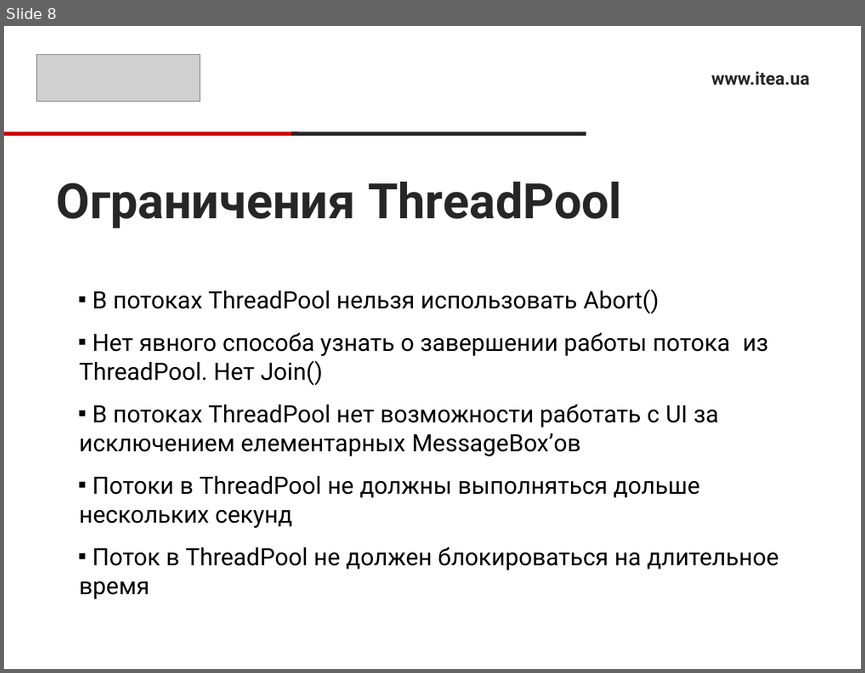
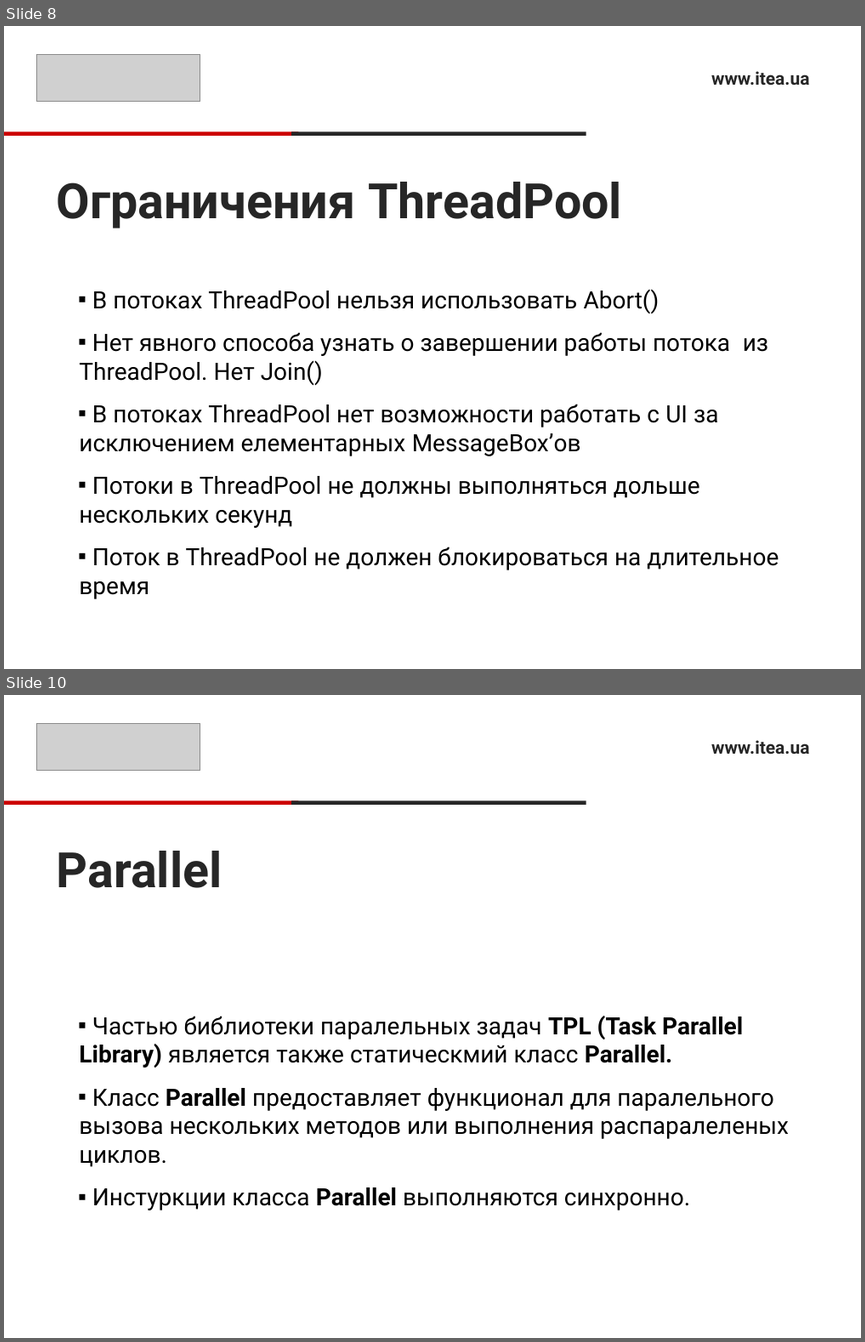
Before and after one commit to Ryabik/CSharpProfessional, a slide deck: 12.Threads/ThreadsPresentation.pptx. Shown one above the other, each under a label of ours: slide 8 before the commit, slides 8 and 10 after it; the slides between them are not shown. The pictures are 865x673 and 865x1342 pixels, drawn with LibreOffice and Linux fonts; fonts in the diff are those of the drawing; grey boxes stand for pictures. Boxes give left, top, right and bottom in pixels: in the first picture for what was removed or moved away, otherwise in the second. Text is boxed around its words. In the diff, an @@ line names an element or a change of style, - is before the commit and + after.

```diff
--- a/12.Threads/ThreadsPresentation.pptx
+++ b/12.Threads/ThreadsPresentation.pptx
@@ slide 10 added at box(4, 695, 861, 1338), background #FFFFFF @@
@@ picture added at box(37, 723, 200, 771) @@
@@ text added at box(711, 740, 809, 754), 15 pt, text #262626, bold @@
+www.itea.ua
@@ rectangle added at box(4, 800, 299, 805), fill #CC0000 @@
@@ rectangle added at box(291, 800, 585, 805), fill #262626 @@
@@ title added at box(57, 851, 222, 888), 41 pt, text #262626, bold @@
+Parallel
@@ text added at box(79, 1015, 789, 1210), 20 pt, text #000000 @@
+▪ Частью библиотеки паралельных задач TPL (Task Parallel Library) является также статическмий класс Parallel.
+▪ Класс Parallel предоставляет функционал для паралельного вызова нескольких методов или выполнения распаралеленых циклов.
+▪ Инстуркции класса Parallel выполняются синхронно.
```
Also in this commit, not shown: 2 other slides added, 26 other files.
